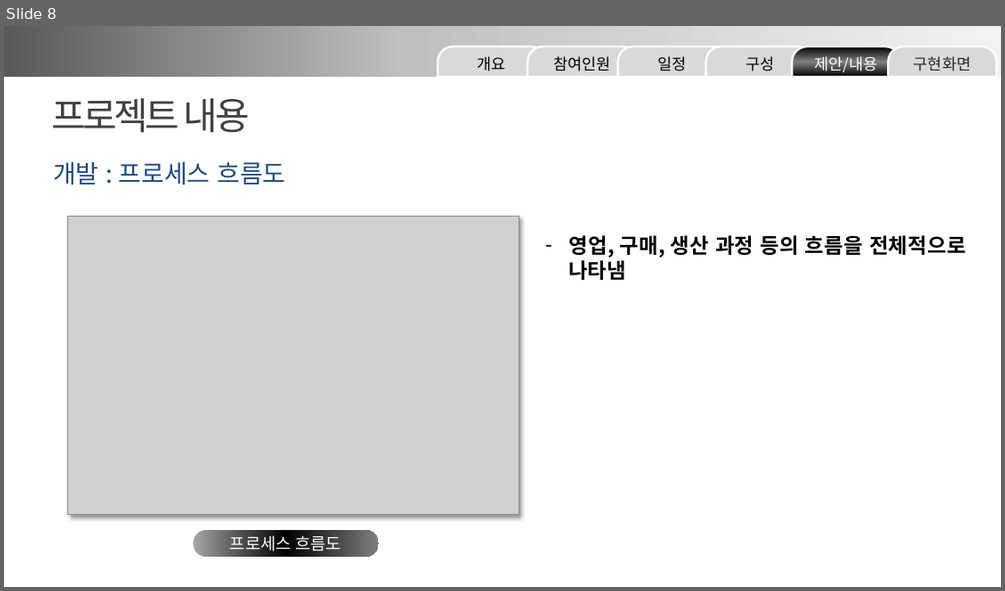
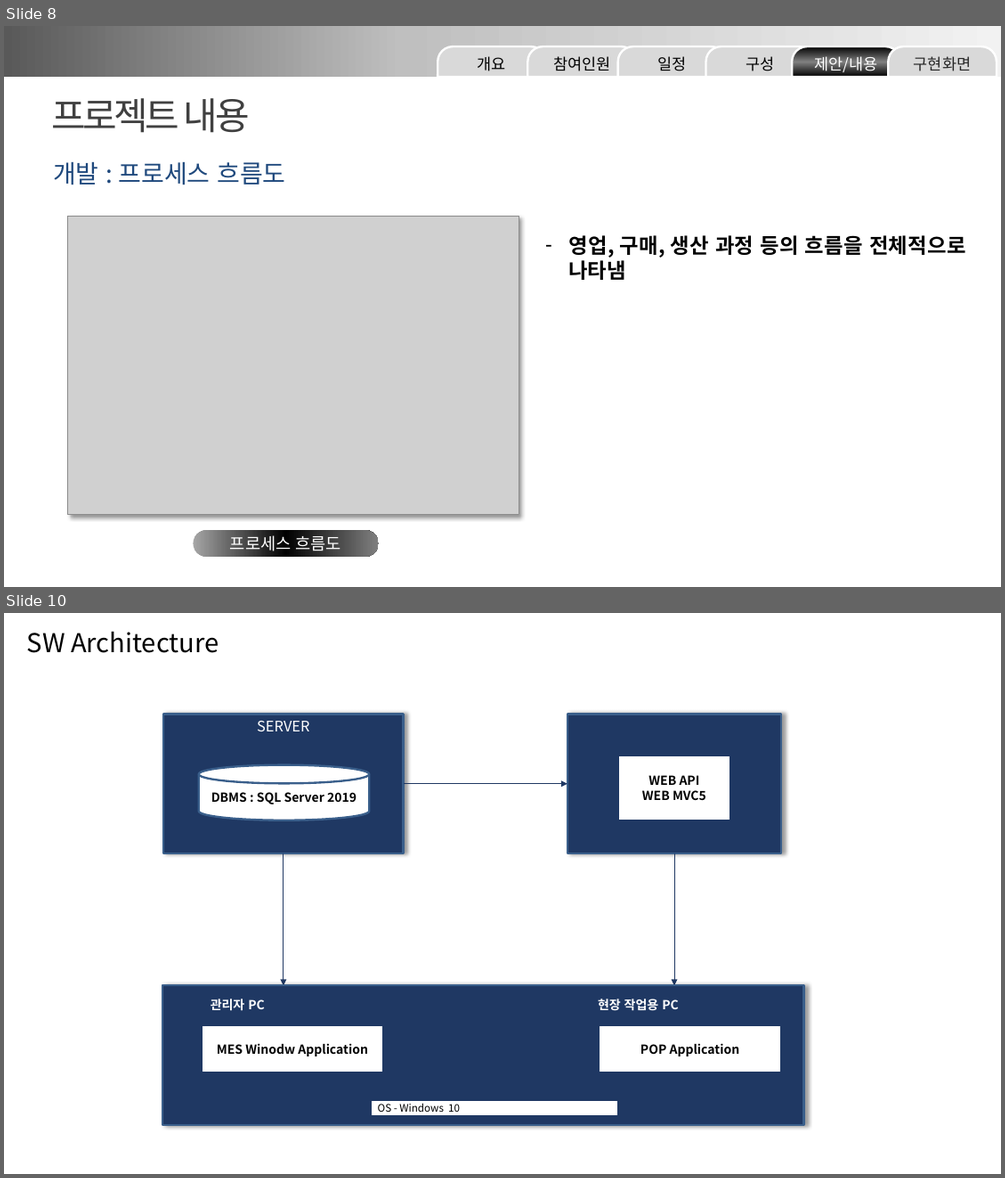
Before and after one commit to minmaxheap/FinalProject, a slide deck: 산출물/Team3 화면 설계 발표 ppt.pptx. Shown one above the other, each under a label of ours: slide 8 before the commit, slides 8 and 10 after it; the slides between them are not shown. The pictures are 1005x591 and 1005x1178 pixels, drawn with LibreOffice and Linux fonts; fonts in the diff are those of the drawing; grey boxes stand for pictures. Boxes give left, top, right and bottom in pixels: in the first picture for what was removed or moved away, otherwise in the second. Text is boxed around its words. In the diff, an @@ line names an element or a change of style, - is before the commit and + after.

```diff
--- a/산출물/Team3 화면 설계 발표 ppt.pptx
+++ b/산출물/Team3 화면 설계 발표 ppt.pptx
@@ slide 10 added at bbox=[4, 613, 1001, 1174], background #FFFFFF @@
@@ text added at bbox=[27, 631, 218, 653], 25 pt, text #000000 @@
+SW Architecture
@@ rectangle added at bbox=[163, 714, 404, 853], fill #1F3863, outline #3A5F8C 2 pt, 14 pt, text #FFFFFF @@
+SERVER
@@ rectangle added at bbox=[567, 714, 781, 853], fill #1F3863, outline #3A5F8C 2 pt @@
@@ cylinder added at bbox=[198, 765, 369, 820], fill #FFFFFF, outline #3A5F8C 2 pt, 12 pt, text #000000, bold @@
+DBMS : SQL Server 2019
@@ rectangle added at bbox=[618, 755, 730, 820], fill #FFFFFF, outline #1F3863 2 pt, 12 pt, text #000000, bold @@
+WEB API
+WEB MVC5
@@ arrow added from (404, 784) to (567, 784), #1F3863 0.75 pt @@
@@ arrow added from (283, 853) to (283, 985), #1F3863 0.75 pt @@
@@ arrow added from (674, 853) to (674, 985), #1F3863 0.75 pt @@
@@ rectangle added at bbox=[162, 985, 803, 1125], fill #1F3863, outline #3A5F8C 2 pt @@
@@ rectangle added at bbox=[198, 994, 276, 1017], outline #1F3863 2 pt, 12 pt, text #FFFFFF, bold @@
+관리자 PC
@@ rectangle added at bbox=[586, 994, 690, 1017], outline #1F3863 2 pt, 12 pt, text #FFFFFF, bold @@
+현장 작업용 PC
@@ rectangle added at bbox=[202, 1025, 384, 1073], fill #FFFFFF, outline #1F3863 2 pt, 12 pt, text #000000, bold @@
+MES Winodw Application
@@ rectangle added at bbox=[599, 1025, 781, 1073], fill #FFFFFF, outline #1F3863 2 pt, 12 pt, text #000000, bold @@
+POP Application
@@ rectangle added at bbox=[371, 1100, 618, 1116], fill #FFFFFF, outline #1F3863 2 pt, 10 pt, text #000000 @@
+OS - Windows 10
```
Also in this commit, not shown: 1 slide changed, 2 other slides added, 1 other file.
